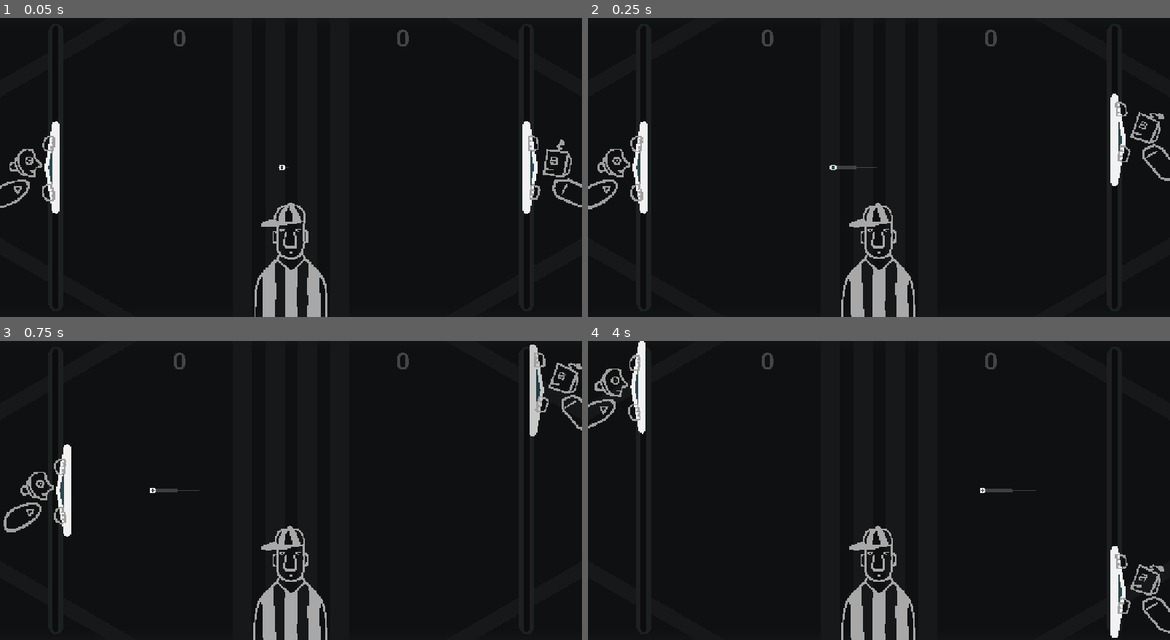
Above: before the commit, frames 1-4 (two rows, left to right).
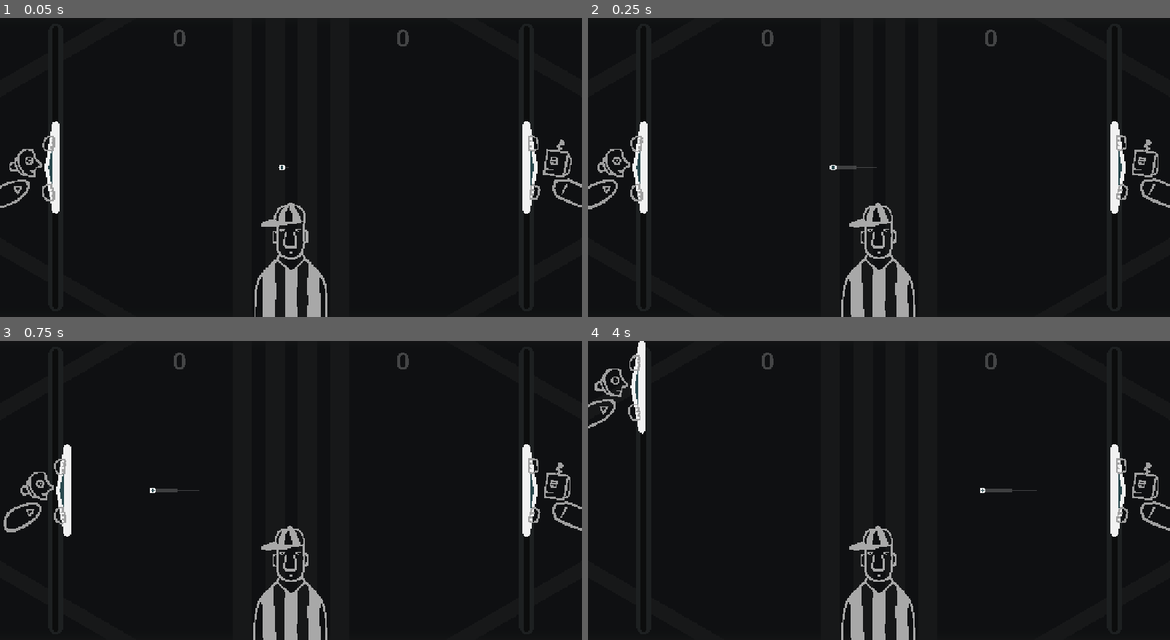
Above: after the commit, the same moments.

Repository: pixerhp/Pixers-Pong
Game: Godot game, scene res://scenes/topscenes/gameplay_topscene.tscn
Same seed, same stepped clock (60 frames per second), same inputs: the game is played once before the commit and once after it.
Inputs (mouse positions are in pixels of both pictures, inside the frame that each line leads up to):
- Up to frame 1 (0.05 s): no input
- Up to frame 2 (0.25 s): no input
- Up to frame 3 (0.75 s): move the mouse to (419, 475) at 0.52 s; hold D (plr1_bump_right) from 0.53 s (still down); tap Shift (plr1_slow) at 0.6 s; click (419, 475) at 0.67 s
- Up to frame 4 (4 s): move the mouse to (762, 505) at 1.27 s; release D (plr1_bump_right) at 1.28 s; hold S (plr1_down) 1.28-2.03 s; tap Keypad 0 (plr2_slow) at 1.35, 2.85 s; move the mouse to (937, 424) at 2.02 s; hold D (plr1_bump_right) 2.03-2.78 s; tap Shift (plr1_slow) at 2.1, 3.6 s; move the mouse to (849, 550) at 2.77 s; hold W (plr1_up) 2.78-3.53 s; click (849, 550) at 2.92 s; move the mouse to (1053, 535) at 3.52 s; hold A (plr1_bump_left) from 3.53 s (still down)

Frame 1 is identical in both runs. In frame 2, 1.1% of the frame differs, in the area x 89-100%, y 25-66%; in frame 3, 1.8%; in frame 4, 1.9%, in the area x 72-100%, y 34-100%.

Commit message:
Improve ball collision, Add char throw & CPU mode

Diff:
--- a/scenes/paddle.tscn
+++ b/scenes/paddle.tscn
@@ -20,6 +20,10 @@
 [sub_resource type="CapsuleShape2D" id="CapsuleShape2D_llhxm"]
 radius = 8.0
 height = 200.0
+
+[sub_resource type="CapsuleShape2D" id="CapsuleShape2D_3xiby"]
+radius = 30.0
+height = 110.0
 
 [node name="Paddle" type="Node2D" unique_id=340420252]
 modulate = Color(0.95, 0.95, 0.95, 1)
@@ -71,12 +75,17 @@
 frame_progress = 0.0
 metadata/time_surprised = -50000
 
-[node name="AreaCollider" type="Area2D" parent="." unique_id=905259053]
+[node name="PadCollider" type="Area2D" parent="." unique_id=905259053]
 unique_name_in_owner = true
-visible = false
 
-[node name="FrontCapsule" type="CollisionShape2D" parent="AreaCollider" unique_id=375941652]
+[node name="FrontCapsule" type="CollisionShape2D" parent="PadCollider" unique_id=375941652]
 shape = SubResource("CapsuleShape2D_llhxm")
 
-[node name="CollisionPolygon2D" type="CollisionPolygon2D" parent="AreaCollider" unique_id=1465389828]
+[node name="CollisionPolygon2D" type="CollisionPolygon2D" parent="PadCollider" unique_id=1465389828]
 polygon = PackedVector2Array(-24.33, 0, -7.745, -94.075, -7.745, 94.075)
+
+[node name="CharCollider" type="Area2D" parent="." unique_id=1301653362]
+
+[node name="CollisionShape2D" type="CollisionShape2D" parent="CharCollider" unique_id=1521180142]
+position = Vector2(-50, 0)
+shape = SubResource("CapsuleShape2D_3xiby")
--- a/scripts/autoloaded/globals.gd
+++ b/scripts/autoloaded/globals.gd
@@ -13,6 +13,7 @@
 
 	CHASER_SLOW,
 	CHASER, # Simply "chases" the ball's current y-position.
+
 	CONVERGER_SLOW,
 	CONVERGER, # !!! Tries to move to where the ball will be if it reaches the paddle x on it's current trajectory.
 	PATIENT_CONVERGER_SLOW,
@@ -26,7 +27,7 @@
 }
 
 var plr1_cpu_mode: int = CPU_MODES.NO_AI
-var plr2_cpu_mode: int = CPU_MODES.RANDOM_MASH
+var plr2_cpu_mode: int = CPU_MODES.CHASER
 
 var plr1_score: int = 0
 var plr1_streak: int = 0
--- a/scripts/gameplay_script.gd
+++ b/scripts/gameplay_script.gd
@@ -160,15 +160,34 @@
 		Globals.CPU_MODES.ZIGZAGGER_SLOW:
 			handle_paddle_ai(is_plr_2, Globals.CPU_MODES.ZIGZAGGER)
 			set_input(act_prefix + "slow", true)
-
 		Globals.CPU_MODES.ZIGZAGGER:
 			if paddle_noderef.get_meta("velocity") == 0.0:
 				if paddle_noderef.position.y < Globals.GAME_SIZE.y / 2.0:
+					set_input(act_prefix + "up", false)
 					set_input(act_prefix + "down", true)
-					set_input(act_prefix + "up", false)
 				else:
 					set_input(act_prefix + "up", true)
 					set_input(act_prefix + "down", false)
+
+		Globals.CPU_MODES.CHASER_SLOW:
+			handle_paddle_ai(is_plr_2, Globals.CPU_MODES.CHASER)
+			set_input(act_prefix + "slow", true)
+		Globals.CPU_MODES.CHASER:
+			var vert_difference: float = %Ball.position.y - paddle_noderef.position.y
+			if (
+				(Input.is_action_pressed(act_prefix + "up") and Input.is_action_pressed(act_prefix + "down")) or
+				(Input.is_action_pressed(act_prefix + "up") and (vert_difference > 0.0)) or
+				(Input.is_action_pressed(act_prefix + "down") and (vert_difference < 0.0)) or
+				(abs(vert_difference) < (0.25 * PAD_Y_TOPLIMIT))
+			):
+				set_input(act_prefix + "up", false)
+				set_input(act_prefix + "down", false)
+			elif (vert_difference < (-0.5 * PAD_Y_TOPLIMIT)):
+				set_input(act_prefix + "up", (paddle_noderef.position.y > PAD_Y_TOPLIMIT))
+				set_input(act_prefix + "down", false)
+			elif (vert_difference > (0.5 * PAD_Y_TOPLIMIT)):
+				set_input(act_prefix + "up", false)
+				set_input(act_prefix + "down", (paddle_noderef.position.y < PAD_Y_BOTTOMLIMIT))
 
 func reset_ai_inputs(is_plr_2: bool):
 	if is_plr_2:
@@ -268,7 +287,7 @@
 
 	# Situationally override whatever expression the paddle character has with being surprised.
 	if (float(Time.get_ticks_msec() - padchar_noderef.get_meta("time_surprised")) <
-	((SURP_EXPR_VARIATION / (1.0 + (%Ball.get_meta("velocity").length() / SURP_EXPR_FALLOFF))) + SURP_EXPR_BASE)):
+	((SURP_EXPR_VARIATION / (1.0 + (%Ball.get_meta("velocity").x / SURP_EXPR_FALLOFF))) + SURP_EXPR_BASE)):
 		padchar_noderef.animation = padchar_anim_prefix + "surprised"
 
 
@@ -318,7 +337,6 @@
 const BALL_PADHIT_SPEEDUP: float = 35
 const BALL_MAX_SPEED: float = 4000
 const BALL_MAX_BOUNCE_LOOPS: int = 100
-
 func handle_ball_collision_movement(delta: float):
 	var ball_curr_position: Vector2 = %Ball.position
 	var ball_new_position: Vector2 = Vector2()
@@ -345,24 +363,39 @@
 		balltrail_positions.append(ball_curr_position)
 		balltrail_times.append(Time.get_ticks_msec())
 
+		# Remove paddle collision exceptions for the paddle farthest from the ball.
+		if ball_curr_position.x < (Globals.GAME_SIZE.x / 2.0):
+			rem_add_ballshapecast_coll_exceptions(%RightPaddle/PadCollider)
+			rem_add_ballshapecast_coll_exceptions(%RightPaddle/CharCollider)
+		else:
+			rem_add_ballshapecast_coll_exceptions(%LeftPaddle/PadCollider)
+			rem_add_ballshapecast_coll_exceptions(%LeftPaddle/CharCollider)
+
 		# Handle ball collisions:
-		if (ball_new_position == ball_curr_position):
-			if ball_velocity.x < 0.0:
-				rem_add_ballshapecast_coll_exceptions(%LeftPaddle/AreaCollider)
-			elif ball_velocity.x > 0.0:
-				rem_add_ballshapecast_coll_exceptions(%RightPaddle/AreaCollider)
-		else:
+		if not (ball_new_position == ball_curr_position):
 			var collider: Object
 			for coll_index: int in range(%BallShapeCast.get_collision_count()):
 				collider = %BallShapeCast.get_collider(coll_index)
-				if collider == %LeftPaddle/AreaCollider:
+				if collider == %LeftPaddle/PadCollider:
 					rem_add_ballshapecast_coll_exceptions(
-						%RightPaddle/AreaCollider, %LeftPaddle/AreaCollider)
+						%RightPaddle/PadCollider, %LeftPaddle/PadCollider)
 					ball_velocity = calc_paddlehit_bounce(ball_curr_position, ball_velocity, false)
-				elif collider == %RightPaddle/AreaCollider:
+				elif collider == %LeftPaddle/CharCollider:
+					ballshapecast_current_exceptions.append(%LeftPaddle/CharCollider)
+					%BallShapeCast.add_exception(%LeftPaddle/CharCollider)
 					rem_add_ballshapecast_coll_exceptions(
-						%LeftPaddle/AreaCollider, %RightPaddle/AreaCollider)
+						%RightPaddle/PadCollider, %LeftPaddle/PadCollider)
+					ball_velocity = calc_charthrow(ball_velocity, false)
+				elif collider == %RightPaddle/PadCollider:
+					rem_add_ballshapecast_coll_exceptions(
+						%LeftPaddle/PadCollider, %RightPaddle/PadCollider)
 					ball_velocity = calc_paddlehit_bounce(ball_curr_position, ball_velocity, true)
+				elif collider == %RightPaddle/CharCollider:
+					ballshapecast_current_exceptions.append(%RightPaddle/CharCollider)
+					%BallShapeCast.add_exception(%RightPaddle/CharCollider)
+					rem_add_ballshapecast_coll_exceptions(
+						%LeftPaddle/PadCollider, %RightPaddle/PadCollider)
+					ball_velocity = calc_charthrow(ball_velocity, true)
 				elif collider == %CeilingCollider:
 					rem_add_ballshapecast_coll_exceptions(
 						%FloorCollider, %CeilingCollider)
@@ -413,8 +446,11 @@
 	var padchar_noderef: AnimatedSprite2D = (%RightPaddle/%AnimChar if is_plr_2 else %LeftPaddle/%AnimChar)
 	# Hit region ranges from -1.0 (hit the very top of the paddle) to 1.0 (hit the very bottom):
 	var paddle_hit_region: float = ((paddle_noderef.position.y - ball_hit_pos.y) if is_plr_2 else (ball_hit_pos.y - paddle_noderef.position.y)) / (PAD_Y_TOPLIMIT + BALL_Y_TOPLIMIT)
+	paddle_hit_region = clampf(paddle_hit_region, -1.0, 1.0)
+	print(paddle_hit_region)
 	paddle_hit_region = pow(paddle_hit_region, 5) # (Intensify angle near edges.)
 	var bounce_angle: Vector2 = (Vector2.LEFT if is_plr_2 else Vector2.RIGHT).rotated(PI * 0.2625 * paddle_hit_region)
+	print(bounce_angle)
 	ball_velocity = ball_velocity.bounce(bounce_angle)
 
 	ball_velocity *= ((ball_velocity.length() + BALL_PADHIT_SPEEDUP) / ball_velocity.length()) # (Speedup)
@@ -434,7 +470,14 @@
 	if (ball_hit_pos.x - paddle_noderef.position.x) * (1.0 if is_plr_2 else -1.0) > 2.0:
 		padchar_noderef.set_meta("time_surprised", Time.get_ticks_msec())
 
+	print(ball_velocity)
+	print(ball_velocity.angle())
+	print()
 	return ball_velocity
+
+func calc_charthrow(init_vel: Vector2, is_plr_2: bool) -> Vector2:
+	(%RightPaddle/%AnimChar if is_plr_2 else %LeftPaddle/%AnimChar).set_meta("time_surprised", Time.get_ticks_msec())
+	return Vector2(init_vel.length() * 0.5 * (-1.0 if is_plr_2 else 1.0), 0.0).rotated(atan(init_vel.y/init_vel.x) * 0.25 * (-1.0 if (init_vel.x < 0.0) else 1.0) * (-1.0 if is_plr_2 else 1.0))
 
 # Constants and variables associated with the ball's trail:
 const BALLTRAIL_DURATION: float = 250 # (Time in ms.)
